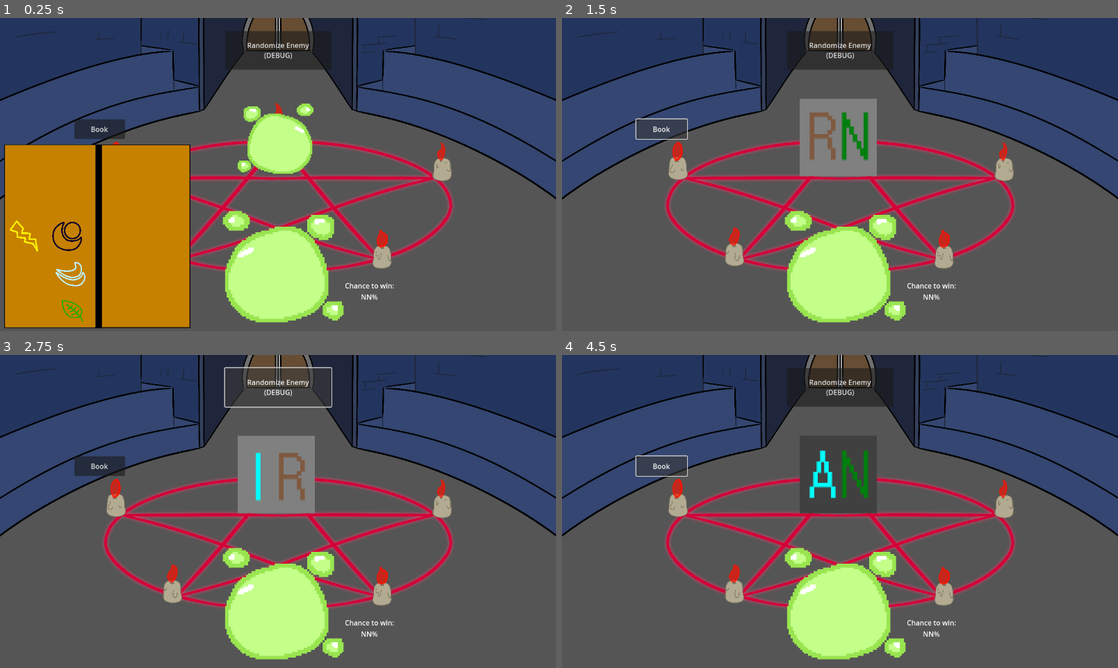
Above: before the commit, frames 1-4 (two rows, left to right).
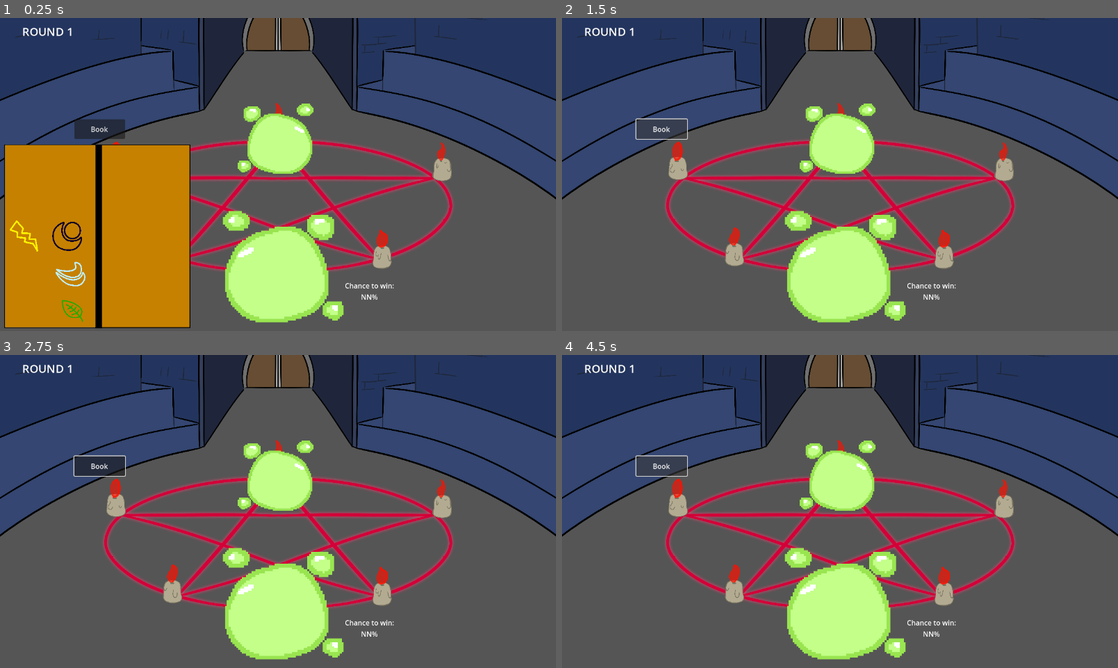
Above: after the commit, the same moments.

Repository: DigiDuncan/DPNJam1
Game: Godot game, scene res://main.tscn
Two runs of this game, one before a commit and one after it. Both use one fixed random seed, a clock stepped at 60 frames per second and the inputs below.
Inputs (mouse positions are in pixels of both pictures, inside the frame that each line leads up to):
- Up to frame 1 (0.25 s): no input
- Up to frame 2 (1.5 s): click (840, 49) at 0.5 s, where only the run before the commit has a clickable "Randomize Enemy (DEBUG)"; click "Book" at 1.25 s
- Up to frame 3 (2.75 s): click (278, 386) at 2 s, where only the run before the commit has a clickable "Randomize Enemy (DEBUG)"
- Up to frame 4 (4.5 s): click "Book" at 2.75 s; click (840, 386) at 3.5 s, where only the run before the commit has a clickable "Randomize Enemy (DEBUG)"; click "Book" at 4.25 s

The runs differ from the first frame. In frame 1, 1.6% of the frame differs, in the area x 4-59%, y 3-17%; in frame 2, 5.0%, in the area x 4-59%, y 3-51%; in frame 3, 4.7%; in frame 4, 4.1%.

Commit message:
add round counter

Diff:
--- a/YouGot.gd
+++ b/YouGot.gd
@@ -9,7 +9,6 @@
 		var node = get_node("GetIcon/" + Monster.MonsterType.find_key(element)) as TextureRect
 		icon_nodes.append(node)
 
-
 # Called every frame. 'delta' is the elapsed time since the previous frame.
 func _process(delta):
 	pass
--- a/main.tscn
+++ b/main.tscn
@@ -400,7 +400,132 @@
 vframes = 10
 script = ExtResource("14_x2cdo")
 
+[node name="Popups" type="Node2D" parent="."]
+
+[node name="YouGot" type="Node2D" parent="Popups"]
+visible = false
+script = ExtResource("19_5adlu")
+
+[node name="Background" type="Sprite2D" parent="Popups/YouGot"]
+position = Vector2(645, 357)
+texture = ExtResource("18_tu8ha")
+
+[node name="GetIcon" type="Node2D" parent="Popups/YouGot"]
+position = Vector2(1043, 784)
+scale = Vector2(2.67406, 2.67406)
+
+[node name="WATER" type="TextureRect" parent="Popups/YouGot/GetIcon"]
+visible = false
+offset_left = -190.0
+offset_top = -183.0
+offset_right = 1776.0
+offset_bottom = 1783.0
+scale = Vector2(0.0404366, 0.0378162)
+tooltip_text = "Water"
+texture = ExtResource("5_vawco")
+
+[node name="FIRE" type="TextureRect" parent="Popups/YouGot/GetIcon"]
+visible = false
+offset_left = -193.0
+offset_top = -186.0
+offset_right = 1773.0
+offset_bottom = 1780.0
+scale = Vector2(0.0422327, 0.0405568)
+tooltip_text = "Fire"
+texture = ExtResource("6_4hehq")
+
+[node name="POISON" type="TextureRect" parent="Popups/YouGot/GetIcon"]
+visible = false
+offset_left = -197.0
+offset_top = -174.0
+offset_right = 1769.0
+offset_bottom = 1792.0
+scale = Vector2(0.0445942, 0.0391277)
+tooltip_text = "Poison"
+texture = ExtResource("7_7mgl6")
+
+[node name="ICE" type="TextureRect" parent="Popups/YouGot/GetIcon"]
+visible = false
+offset_left = -192.0
+offset_top = -178.0
+offset_right = 1774.0
+offset_bottom = 1788.0
+scale = Vector2(0.0382749, 0.0377697)
+tooltip_text = "Ice"
+texture = ExtResource("8_co2ta")
+
+[node name="LIGHTNING" type="TextureRect" parent="Popups/YouGot/GetIcon"]
+visible = false
+offset_left = -199.0
+offset_top = -189.0
+offset_right = 1767.0
+offset_bottom = 1777.0
+scale = Vector2(0.0455611, 0.0482571)
+tooltip_text = "Lightning"
+texture = ExtResource("9_2vxao")
+
+[node name="DARK" type="TextureRect" parent="Popups/YouGot/GetIcon"]
+visible = false
+offset_left = -201.0
+offset_top = -185.0
+offset_right = 1765.0
+offset_bottom = 1781.0
+scale = Vector2(0.0437176, 0.0448187)
+tooltip_text = "Dark"
+texture = ExtResource("10_xtao3")
+
+[node name="LIGHT" type="TextureRect" parent="Popups/YouGot/GetIcon"]
+visible = false
+offset_left = -188.0
+offset_top = -177.0
+offset_right = 1778.0
+offset_bottom = 1789.0
+scale = Vector2(0.037981, 0.036621)
+tooltip_text = "Light"
+texture = ExtResource("11_od36y")
+
+[node name="WIND" type="TextureRect" parent="Popups/YouGot/GetIcon"]
+visible = false
+offset_left = -192.0
+offset_top = -181.0
+offset_right = 1774.0
+offset_bottom = 1785.0
+scale = Vector2(0.0392748, 0.0430299)
+tooltip_text = "Wind"
+texture = ExtResource("12_ddr0i")
+
+[node name="ROCK" type="TextureRect" parent="Popups/YouGot/GetIcon"]
+visible = false
+offset_left = -188.0
+offset_top = -166.0
+offset_right = 1778.0
+offset_bottom = 1800.0
+scale = Vector2(0.0378922, 0.0275868)
+tooltip_text = "Rock"
+texture = ExtResource("13_0l11p")
+
+[node name="NATURE" type="TextureRect" parent="Popups/YouGot/GetIcon"]
+visible = false
+offset_left = -187.0
+offset_top = -169.0
+offset_right = 1779.0
+offset_bottom = 1797.0
+scale = Vector2(0.0356771, 0.0320377)
+tooltip_text = "Nature"
+texture = ExtResource("14_ukgwx")
+
+[node name="YouLost" type="Sprite2D" parent="Popups"]
+visible = false
+position = Vector2(646, 353)
+texture = ExtResource("19_f87h6")
+
+[node name="YouWon" type="Sprite2D" parent="Popups"]
+visible = false
+position = Vector2(646, 355)
+texture = ExtResource("20_bhgh1")
+
 [node name="RandomEnemyButton" type="Button" parent="."]
+visible = false
 offset_left = 518.0
 offset_top = 30.0
 offset_right = 763.0
@@ -415,11 +540,15 @@
 offset_bottom = 278.0
 text = "Book"
 
-[node name="AudioStreamPlayer2D" type="AudioStreamPlayer2D" parent="."]
-stream = ExtResource("17_83ipy")
-volume_db = -20.787
-autoplay = true
-panning_strength = 0.0
+[node name="RoundLabel" type="Label" parent="."]
+offset_left = 20.0
+offset_top = -4.0
+offset_right = 200.0
+offset_bottom = 66.0
+theme_override_font_sizes/font_size = 26
+text = "ROUND 1"
+horizontal_alignment = 1
+vertical_alignment = 1
 
 [node name="WinLabel" type="Label" parent="."]
 offset_left = 791.0
@@ -431,129 +560,11 @@
 horizontal_alignment = 1
 vertical_alignment = 1
 
-[node name="Popups" type="Node2D" parent="."]
-
-[node name="YouGot" type="Node2D" parent="Popups"]
-visible = false
-script = ExtResource("19_5adlu")
-
-[node name="Background" type="Sprite2D" parent="Popups/YouGot"]
-position = Vector2(645, 357)
-texture = ExtResource("18_tu8ha")
-
-[node name="GetIcon" type="Node2D" parent="Popups/YouGot"]
-position = Vector2(1043, 784)
-scale = Vector2(2.67406, 2.67406)
-
-[node name="WATER" type="TextureRect" parent="Popups/YouGot/GetIcon"]
-visible = false
-offset_left = -190.0
-offset_top = -183.0
-offset_right = 1776.0
-offset_bottom = 1783.0
-scale = Vector2(0.0404366, 0.0378162)
-tooltip_text = "Water"
-texture = ExtResource("5_vawco")
-
-[node name="FIRE" type="TextureRect" parent="Popups/YouGot/GetIcon"]
-visible = false
-offset_left = -193.0
-offset_top = -186.0
-offset_right = 1773.0
-offset_bottom = 1780.0
-scale = Vector2(0.0422327, 0.0405568)
-tooltip_text = "Fire"
-texture = ExtResource("6_4hehq")
-
-[node name="POISON" type="TextureRect" parent="Popups/YouGot/GetIcon"]
-visible = false
-offset_left = -197.0
-offset_top = -174.0
-offset_right = 1769.0
-offset_bottom = 1792.0
-scale = Vector2(0.0445942, 0.0391277)
-tooltip_text = "Poison"
-texture = ExtResource("7_7mgl6")
-
-[node name="ICE" type="TextureRect" parent="Popups/YouGot/GetIcon"]
-visible = false
-offset_left = -192.0
-offset_top = -178.0
-offset_right = 1774.0
-offset_bottom = 1788.0
-scale = Vector2(0.0382749, 0.0377697)
-tooltip_text = "Ice"
-texture = ExtResource("8_co2ta")
-
-[node name="LIGHTNING" type="TextureRect" parent="Popups/YouGot/GetIcon"]
-visible = false
-offset_left = -199.0
-offset_top = -189.0
-offset_right = 1767.0
-offset_bottom = 1777.0
-scale = Vector2(0.0455611, 0.0482571)
-tooltip_text = "Lightning"
-texture = ExtResource("9_2vxao")
-
-[node name="DARK" type="TextureRect" parent="Popups/YouGot/GetIcon"]
-visible = false
-offset_left = -201.0
-offset_top = -185.0
-offset_right = 1765.0
-offset_bottom = 1781.0
-scale = Vector2(0.0437176, 0.0448187)
-tooltip_text = "Dark"
-texture = ExtResource("10_xtao3")
-
-[node name="LIGHT" type="TextureRect" parent="Popups/YouGot/GetIcon"]
-visible = false
-offset_left = -188.0
-offset_top = -177.0
-offset_right = 1778.0
-offset_bottom = 1789.0
-scale = Vector2(0.037981, 0.036621)
-tooltip_text = "Light"
-texture = ExtResource("11_od36y")
-
-[node name="WIND" type="TextureRect" parent="Popups/YouGot/GetIcon"]
-visible = false
-offset_left = -192.0
-offset_top = -181.0
-offset_right = 1774.0
-offset_bottom = 1785.0
-scale = Vector2(0.0392748, 0.0430299)
-tooltip_text = "Wind"
-texture = ExtResource("12_ddr0i")
-
-[node name="ROCK" type="TextureRect" parent="Popups/YouGot/GetIcon"]
-visible = false
-offset_left = -188.0
-offset_top = -166.0
-offset_right = 1778.0
-offset_bottom = 1800.0
-scale = Vector2(0.0378922, 0.0275868)
-tooltip_text = "Rock"
-texture = ExtResource("13_0l11p")
-
-[node name="NATURE" type="TextureRect" parent="Popups/YouGot/GetIcon"]
-visible = false
-offset_left = -187.0
-offset_top = -169.0
-offset_right = 1779.0
-offset_bottom = 1797.0
-scale = Vector2(0.0356771, 0.0320377)
-tooltip_text = "Nature"
-texture = ExtResource("14_ukgwx")
-
-[node name="YouLost" type="Sprite2D" parent="Popups"]
-visible = false
-position = Vector2(646, 353)
-texture = ExtResource("19_f87h6")
-
-[node name="YouWon" type="Sprite2D" parent="Popups"]
-visible = false
-position = Vector2(646, 355)
-texture = ExtResource("20_bhgh1")
+[node name="AudioStreamPlayer2D" type="AudioStreamPlayer2D" parent="."]
+stream = ExtResource("17_83ipy")
+volume_db = -20.787
+autoplay = true
+panning_strength = 0.0
 
 [connection signal="pressed" from="Book/SummonButton" to="GameManager" method="_on_summon_button_pressed"]
 [connection signal="pressed" from="Book/SummonButton" to="Book" method="_on_summon_button_pressed"]
--- a/scripts/Book.gd
+++ b/scripts/Book.gd
@@ -65,10 +65,8 @@
 			show_available()
 			return
 
-
 func _on_summon_button_pressed():
 	$SummonButton.hide()
-
 
 func _on_clear_button_pressed():
 	primary_element = null
--- a/scripts/GameManager.gd
+++ b/scripts/GameManager.gd
@@ -1,6 +1,10 @@
 class_name GameManager extends Node
 
-var rounds: int = 0
+# TODO: This class uses $/get_node kinda egregiously,
+# but to be fair, that's party because it should have been
+# the parent object. Also because I need to learn signals better.
+
+var rounds: int = 1
 var game_over: bool = false
 
 # Called when the node enters the scene tree for the first time.
@@ -40,6 +44,10 @@
 	enemy.random_enemy()
 
 func _on_summon_button_pressed():
+	rounds += 1
+
+	$"../RoundLabel".text = "ROUND %s" % rounds
+
 	var enemy: Monster = $"../Monsters/EnemyMonster"
 	var ally: Monster = $"../Monsters/AllyMonster"
 
